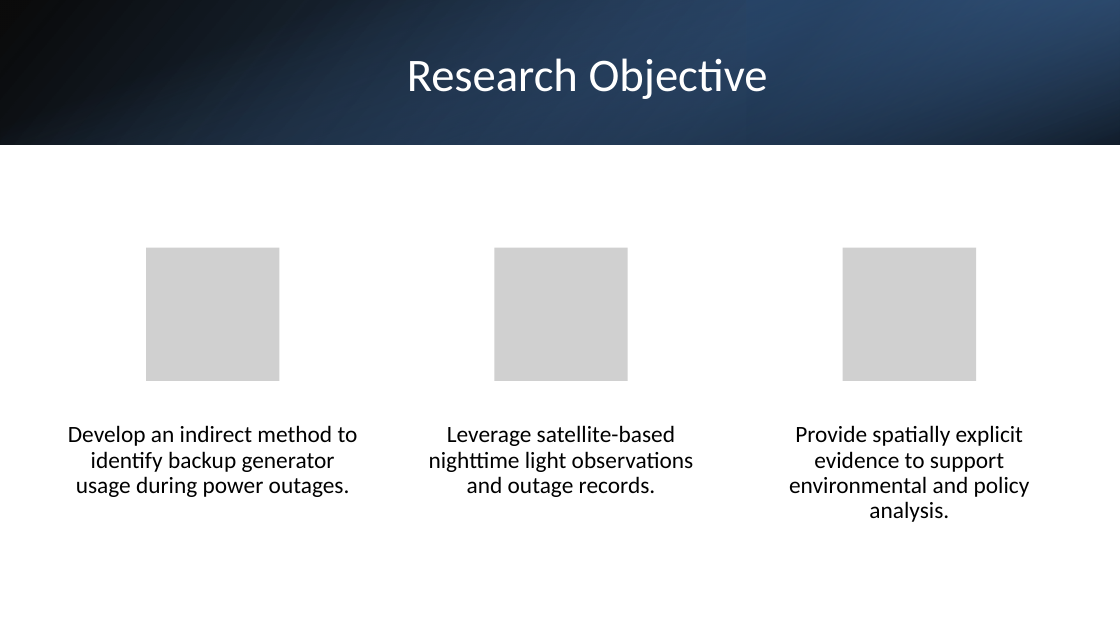
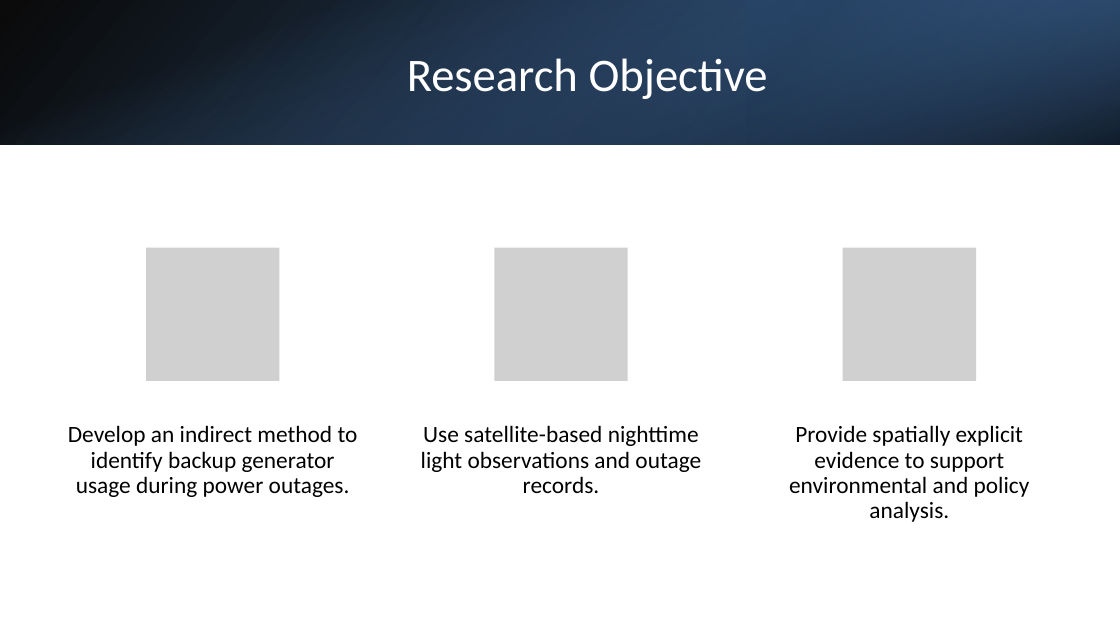
Before and after one commit to ZhiyuanZhaoMicheal/Practicum, a slide deck: slide 3 of docs/Backup_Generator_Project.pptx. Drawn at 1120x630 pixels with LibreOffice and Linux fonts; fonts in the diff are those of the drawing; grey boxes stand for pictures. Boxes give left, top, right and bottom in pixels: in the first picture for what was removed or moved away, otherwise in the second. Text is boxed around its words. In the diff, an @@ line names an element or a change of style, - is before the commit and + after.

```diff
--- a/docs/Backup_Generator_Project.pptx
+++ b/docs/Backup_Generator_Project.pptx
@@ text at (421, 425, 701, 493): text changed @@
-Leverage satellite-based nighttime light observations and outage records.
+Use satellite-based nighttime light observations and outage records.
```
Also in this commit, not shown: 3 other slides changed, 3 other files.
